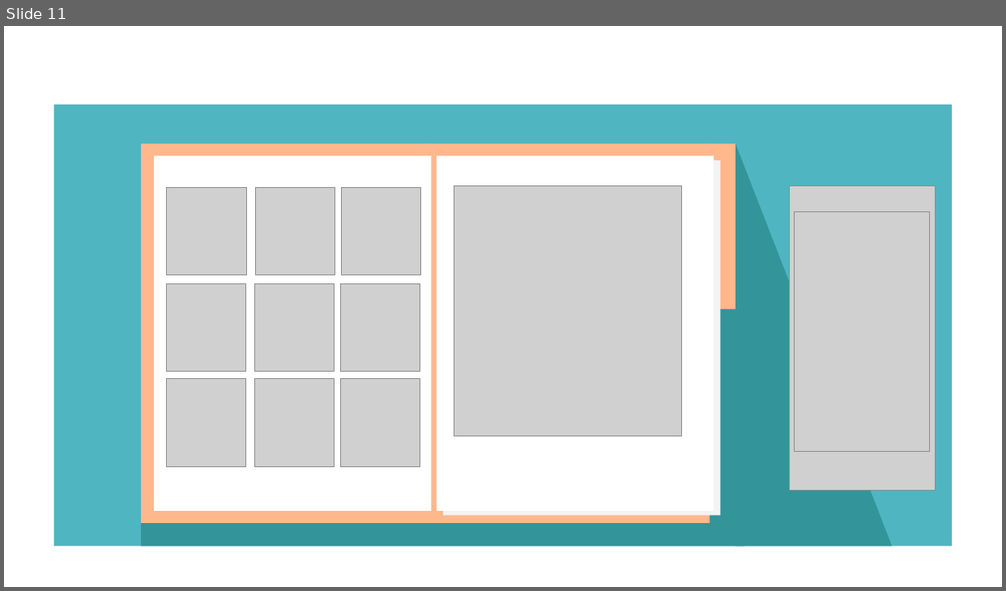
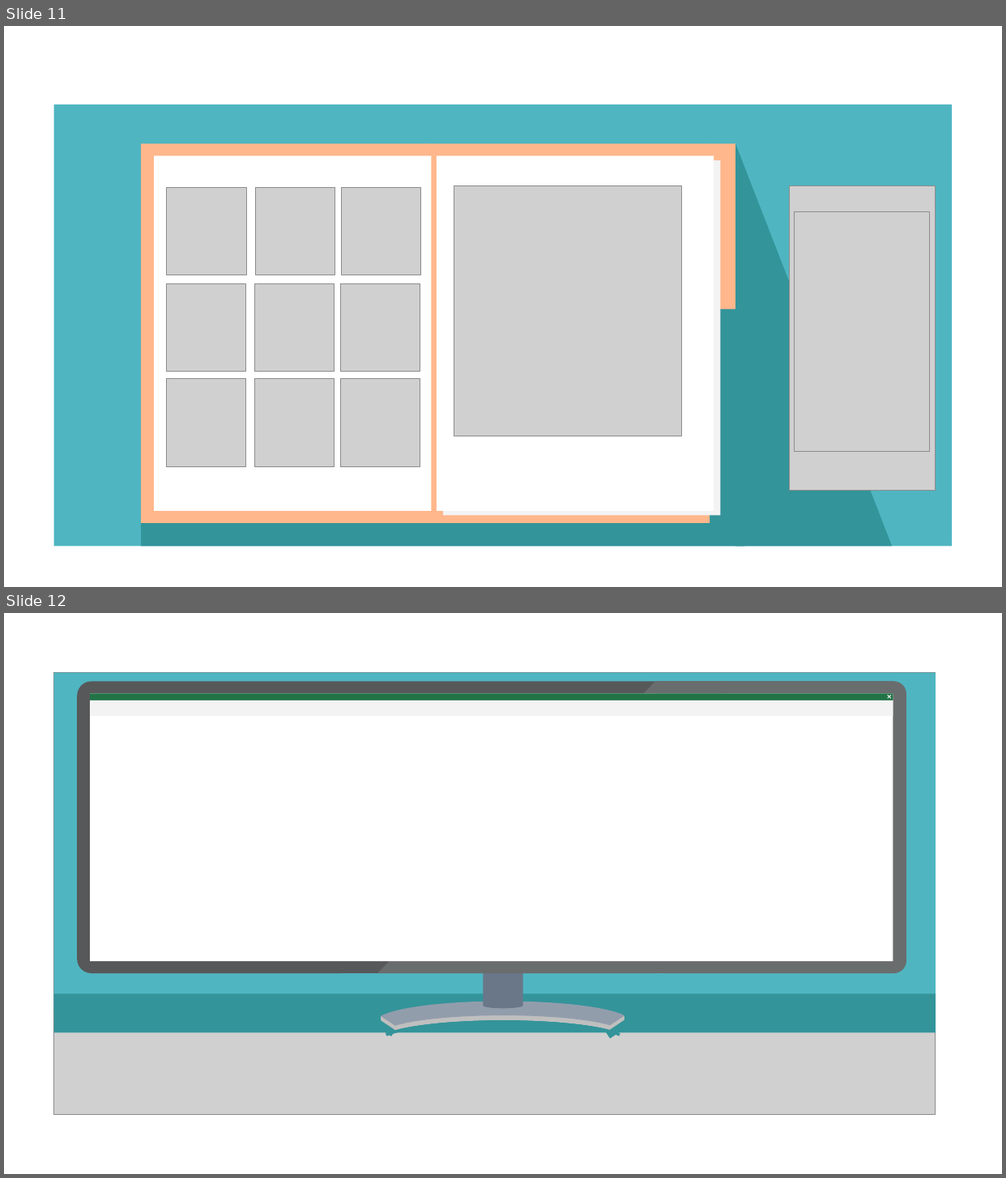
Before and after one commit to systems-multimedia/TruckLogistic, a slide deck: others/Background - Proyecto 2 S.O.pptx. Shown one above the other, each under a label of ours: slide 11 before the commit, slides 11 and 12 after it. The pictures are 1006x591 and 1006x1178 pixels, drawn with LibreOffice and Linux fonts; fonts in the diff are those of the drawing; grey boxes stand for pictures. Boxes give left, top, right and bottom in pixels: in the first picture for what was removed or moved away, otherwise in the second. Text is boxed around its words. In the diff, an @@ line names an element or a change of style, - is before the commit and + after.

```diff
--- a/others/Background - Proyecto 2 S.O.pptx
+++ b/others/Background - Proyecto 2 S.O.pptx
@@ slide 12 added at (x1=4, y1=613, x2=1002, y2=1174), background #FFFFFF @@
@@ picture added at (x1=54, y1=673, x2=936, y2=1115) @@
@@ rectangle added at (x1=54, y1=673, x2=936, y2=1012), fill #4FB5C1 @@
@@ rounded rectangle added at (x1=78, y1=681, x2=907, y2=973), fill #57585A @@
@@ triangle added at (x1=377, y1=681, x2=655, y2=973), fill #6A6D6D @@
@@ rounded rectangle added at (x1=652, y1=681, x2=907, y2=973), fill #6A6D6D @@
@@ rectangle added at (x1=655, y1=681, x2=727, y2=693), fill #6A6D6D @@
@@ rectangle added at (x1=90, y1=693, x2=893, y2=961), fill #FFFFFF @@
@@ rectangle added at (x1=90, y1=694, x2=893, y2=700), fill #217346 @@
@@ rectangle added at (x1=90, y1=700, x2=893, y2=717), fill #F3F3F3 @@
@@ cross added at (x1=886, y1=694, x2=893, y2=700), fill #F3F3F3 @@
@@ group added at (x1=373, y1=973, x2=633, y2=1048): 7 rectangles, 1 arc (boxed as its full ellipse), 1 ellipse @@
@@ rectangle added at (x1=629, y1=963, x2=701, y2=973), fill #6A6D6D @@
@@ rectangle added at (x1=54, y1=994, x2=936, y2=1033), fill #33949A @@
@@ arc (boxed as its full ellipse) added at (x1=379, y1=1018, x2=627, y2=1057), outline #BFBFBF 5.5 pt @@
@@ arc (boxed as its full ellipse) added at (x1=379, y1=1023, x2=627, y2=1062), outline #33949A 2.75 pt @@
```
Also in this commit, not shown: 2 other slides added, 32 other files.
